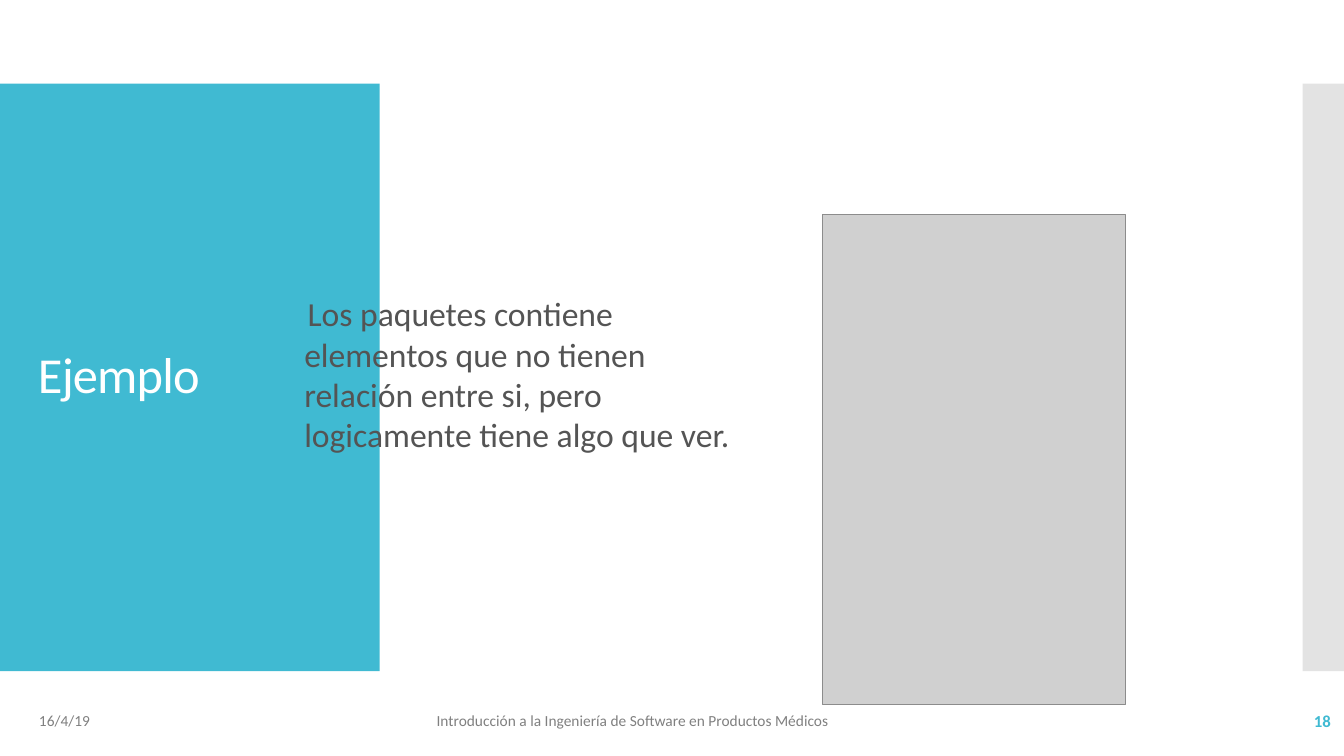
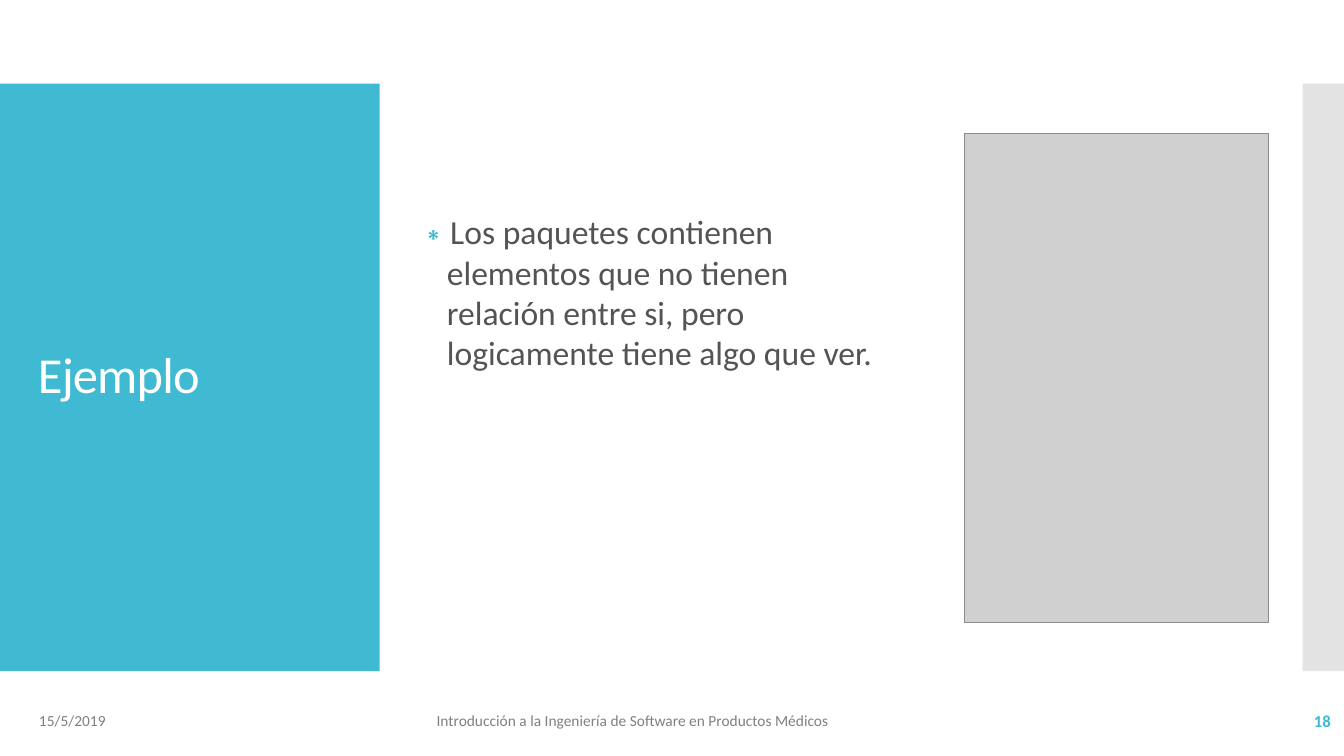
Before and after one commit to vvalotto/IS-en-Sistemas-Embebidos, a slide deck: slide 18 of 04 - IS - Mantenimiento .pptx. Drawn at 1344x756 pixels with LibreOffice and Linux fonts; fonts in the diff are those of the drawing; grey boxes stand for pictures. Boxes give left, top, right and bottom in pixels: in the first picture for what was removed or moved away, otherwise in the second. Text is boxed around its words. In the diff, an @@ line names an element or a change of style, - is before the commit and + after.

```diff
--- a/04 - IS - Mantenimiento .pptx
+++ b/04 - IS - Mantenimiento .pptx
@@ picture: place and size @@
-picture at (823,215,1126,705)
+picture at (965,133,1268,623)
@@ text at (447,221,872,371): text changed @@
-∗ Los paquetes contiene elementos que no tienen relación entre si, pero logicamente tiene algo que ver.
+∗ Los paquetes contienen elementos que no tienen relación entre si, pero logicamente tiene algo que ver.
@@ text at (39,715,106,727): text changed @@
-16/4/19
+15/5/2019
```
Also in this commit, not shown: 93 other slides changed, 1 slide added, 1 slide removed, 5 other files.
